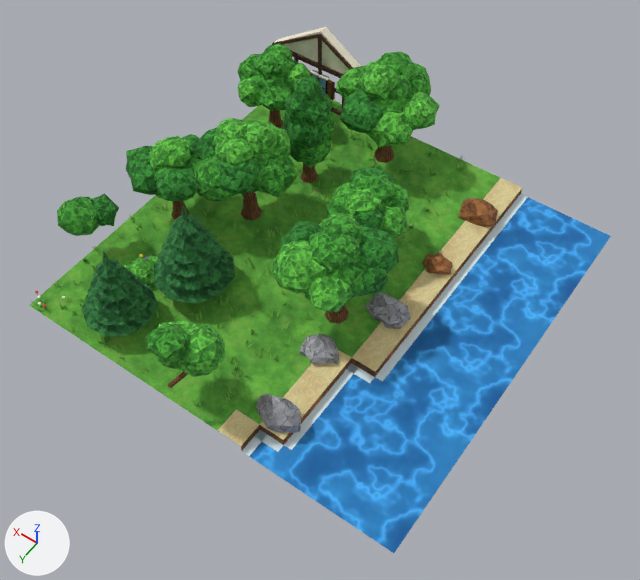
The glTF model assets/models/town_b/chunk_0_1.glb: old version first, new version second.
Before and after are seen from a 50 mm lens placed at (-4.2, -6.2, 26.2), pointed at (7.3, -22.3, 0.8). The lights are fixed; the arrows at lower left show +X, +Y and +Z. The older version comes first. Vertices at exactly the same position are counted once.

Before the edit, the objects in view are built like this:
```python
me_chunk_0_1 = bpy.data.meshes.new('chunk_0_1')
me_chunk_0_1.from_pydata(...)  # 11643 vertices, 16973 faces; spans x 0.0..16.7, y -32.4..-15.5, z -0.5..5.1
me_chunk_0_1.materials.append(mat_water)
me_chunk_0_1.materials.append(mat_foam)
me_chunk_0_1.materials.append(mat_cliff)
me_chunk_0_1.materials.append(mat_grass_a)
me_chunk_0_1.materials.append(mat_cliff_dark)
me_chunk_0_1.materials.append(mat_sand)
me_chunk_0_1.materials.append(mat_stone_light)
me_chunk_0_1.materials.append(mat_rock)
me_chunk_0_1.materials.append(mat_wood_dark)
me_chunk_0_1.materials.append(mat_stone)
me_chunk_0_1.materials.append(mat_timber)
me_chunk_0_1.materials.append(mat_glass)
me_chunk_0_1.materials.append(mat_flower_y)
me_chunk_0_1.materials.append(mat_leaf_b)
me_chunk_0_1.materials.append(mat_flower_r)
me_chunk_0_1.materials.append(mat_tuft)
me_chunk_0_1.materials.append(mat_flower_p)
me_chunk_0_1.materials.append(mat_flower_w)
me_chunk_0_1.materials.append(mat_trunk)
me_chunk_0_1.materials.append(mat_leaf_a)
me_chunk_0_1.materials.append(mat_leaf_c)
me_chunk_0_1.materials.append(mat_plaster)
me_chunk_0_1.materials.append(mat_rock_dark)
me_chunk_0_1.materials.append(mat_leaf_pine)
ob_chunk_0_1 = bpy.data.objects.new('chunk_0_1', me_chunk_0_1)
ob_chunk_0_1.location = (0.0, 0.0, 0.0)
```
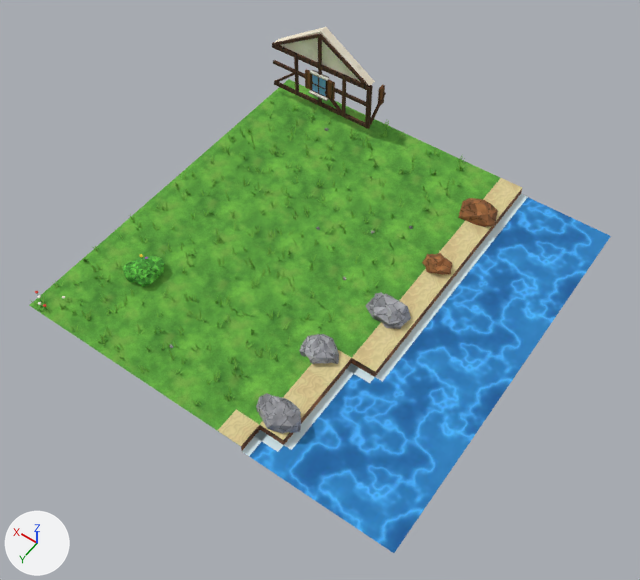
Diff of the bpy script that builds the scene:
```diff
--- a/assets/models/town_b/chunk_0_1.glb.py
+++ b/assets/models/town_b/chunk_0_1.glb.py
@@ me_chunk_0_1 @@
 # used by ob_chunk_0_1; location = (0.0, 0.0, 0.0)
-me_chunk_0_1.from_pydata(...)  # 11643 vertices, 16973 faces; spans x 0.0..16.7, y -32.4..-15.5, z -0.5..5.1
+me_chunk_0_1.from_pydata(...)  # 7469 vertices, 8897 faces; spans x 0.0..16.0, y -32.2..-16.0, z -0.5..4.2
+# me_chunk_0_1 part 1: the loose piece of 8 vertices spanning x 11.0..12.2, y -31.0..-30.9, z 0.5..1.6 is turned 83.5 degrees about the y axis through its middle, then moved by (3.8, 0.0, 0.0)
+# me_chunk_0_1 part 2: 123 loose pieces with 4174 vertices, spanning x 4.8..16.7, y -32.4..-15.5, z 0.0..5.1, are deleted
+# me_chunk_0_1 part 3
+# 6 vertices are removed from x 13.6..14.7, y -31.0..-30.9, z 0.5..1.6
+# 12 faces are deleted
+# 2 vertices move within x 13.5, y -31.0..-30.9, z 1.5
+# 6 vertices are added at (12.4, -31.0, 0.5), (12.3, -31.0, 0.6), (13.4, -31.0, 1.6), (12.4, -30.9, 0.5), (12.3, -30.9, 0.6), (13.4, -30.9, 1.6)
+# 12 new faces join them, mat_timber
+# other edits to the shape of me_chunk_0_1 do not show in these pictures
 me_chunk_0_1.materials.append(mat_water)
@@ me_chunk_0_1 @@
 me_chunk_0_1.materials.append(mat_flower_w)
-me_chunk_0_1.materials.append(mat_trunk)
-me_chunk_0_1.materials.append(mat_leaf_a)
-me_chunk_0_1.materials.append(mat_leaf_c)
 me_chunk_0_1.materials.append(mat_plaster)
 me_chunk_0_1.materials.append(mat_rock_dark)
-me_chunk_0_1.materials.append(mat_leaf_pine)
```

Location of each change, (x1, y1, x2, y2) in pixels of the pictures (640 x 580 px; the box of a moved part takes in the faces that stretch with it):
part 1 of me_chunk_0_1, moved or reshaped (not visible before): after (274, 73, 295, 83)
part 2 of me_chunk_0_1, deleted (green): before (57, 43, 440, 388)
part 3 of me_chunk_0_1, moved or reshaped (not visible before): after (325, 91, 342, 114)
